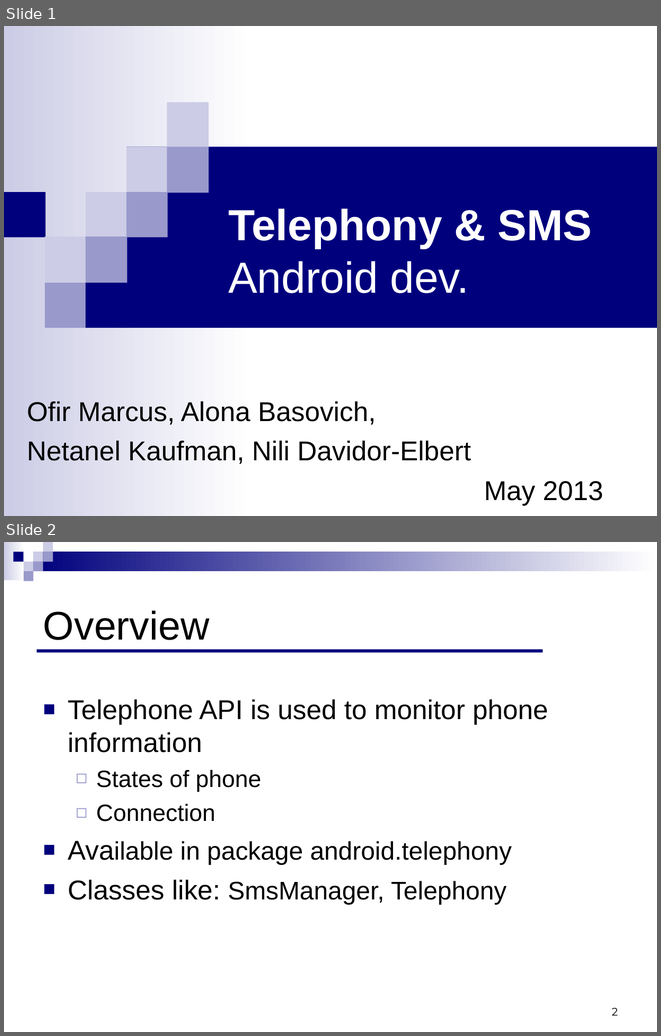
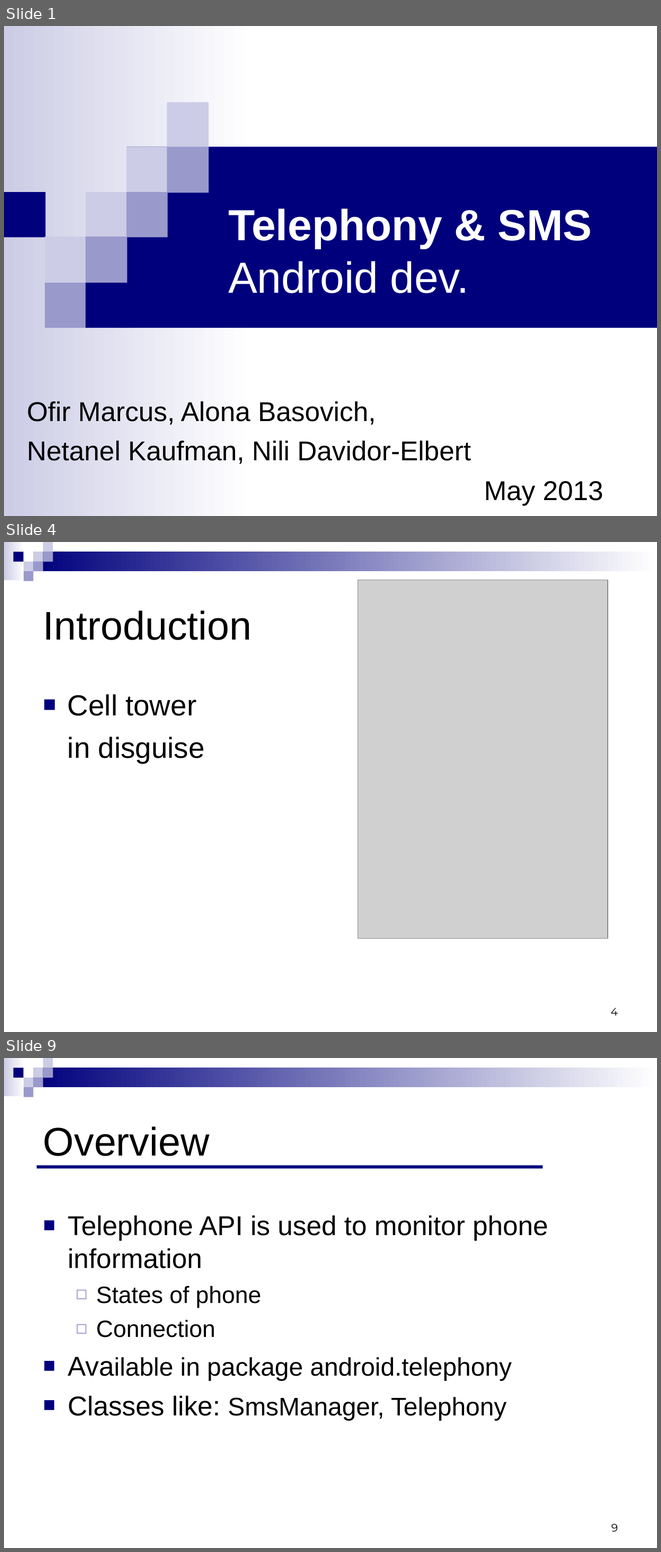
Before and after one commit to ndavidor/SmsTelephony, a slide deck: Telephony&SMS.ppt. Shown one above the other, each under a label of ours: slides 1 and 2 before the commit, slides 1, 4 and 9 after it; the slides between them are not shown. The pictures are 661x1036 and 661x1552 pixels, drawn with LibreOffice and Linux fonts; fonts in the diff are those of the drawing; grey boxes stand for pictures. Boxes give left, top, right and bottom in pixels: in the first picture for what was removed or moved away, otherwise in the second. Text is boxed around its words. In the diff, an @@ line names an element or a change of style, - is before the commit and + after.

```diff
--- a/Telephony&SMS.ppt
+++ b/Telephony&SMS.ppt
@@ slide 4 added at box(4, 542, 657, 1032), background #FFFFFF; not listed: 9 template elements that a slide beside it also shows @@
@@ picture added at box(358, 580, 608, 938) @@
@@ title added at box(43, 610, 252, 640), 44 pt, text #000000 @@
+Introduction
@@ text added at box(68, 694, 205, 763), 32 pt, text #000000 @@
+■ Cell tower
+in disguise
@@ page number added at box(611, 1007, 618, 1015), 12 pt, text #000000 @@
+4
@@ what was slide 2 is now slide 9 @@
@@ page number at box(611, 1523, 618, 1531): text changed @@
-2
+9
```
Also in this commit, not shown: 6 other slides added.
